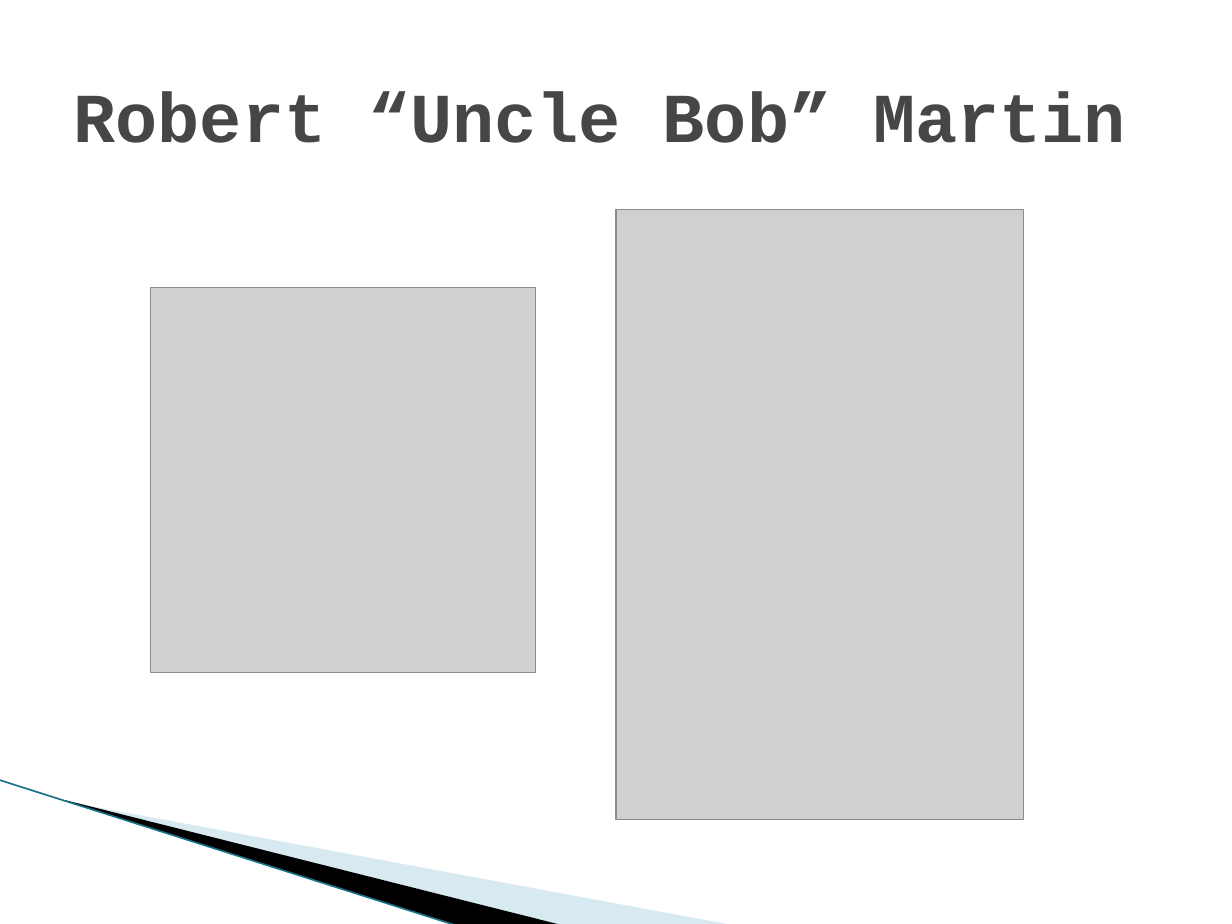
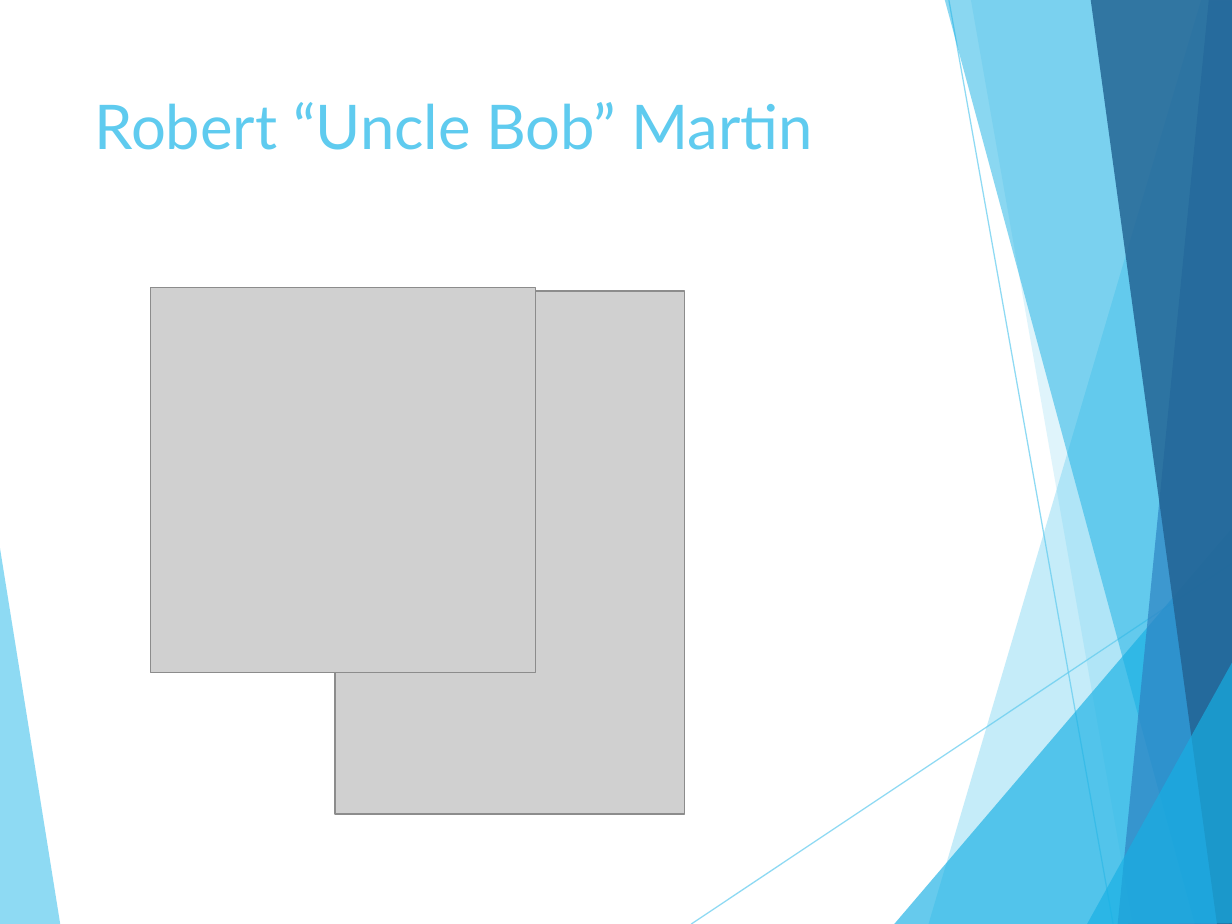
Before and after one commit to Haas360/SOLID-examples, a slide deck: slide 2 of SOLID principles.pptx. Drawn at 1232x924 pixels with LibreOffice and Linux fonts; fonts in the diff are those of the drawing; grey boxes stand for pictures; background and template pictures are left out. Boxes give left, top, right and bottom in pixels: in the first picture for what was removed or moved away, otherwise in the second. Text is boxed around its words. In the diff, an @@ line names an element or a change of style, - is before the commit and + after.

```diff
--- a/SOLID principles.pptx
+++ b/SOLID principles.pptx
@@ title "Robert “Uncle Bob” Martin": place and size @@
-title "Robert “Uncle Bob” Martin" at [74, 91, 1125, 143]
+title "Robert “Uncle Bob” Martin" at [94, 102, 814, 150]
@@ title "Robert “Uncle Bob” Martin" at [94, 102, 814, 150]: size 41 to 36 pt, font Courier New to Lato, text colour #464646 to #5FCBEF, bold off; vertical alignment middle to top @@
@@ picture: place and size @@
-picture at [616, 209, 1024, 819]
+picture at [335, 291, 685, 813]
@@ group added at [0, 0, 1232, 924]: 8 freeform shapes, 2 lines @@
@@ line removed from (0, 780) to (457, 924) @@
@@ freeform shape removed at [65, 800, 563, 924] @@
@@ freeform shape removed at [68, 801, 733, 924] @@
```
Also in this commit, not shown: 11 other slides changed, 6 slides added, 3 other files.
